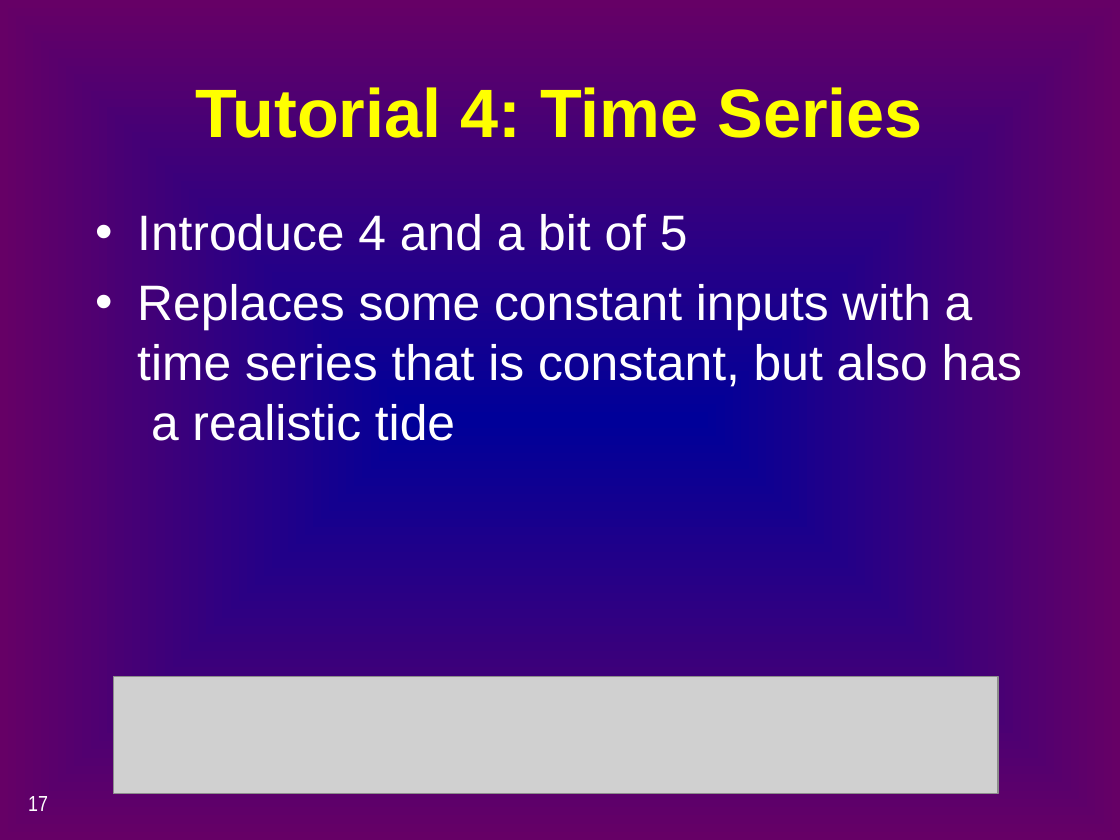
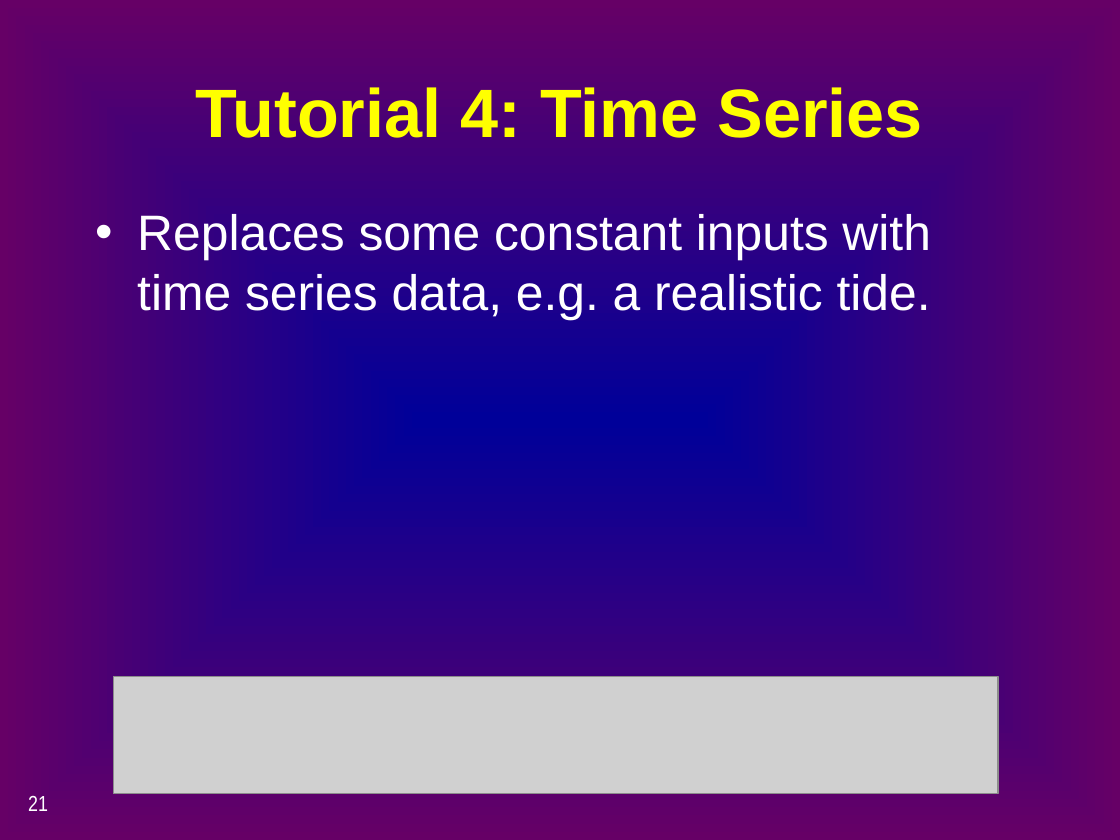
Before and after one commit to CADWRDeltaModeling/dsm2, a slide deck: slide 21 of dsm2/presentations/p4_simulation_data.pptx (slide 17 before the commit). Drawn at 1120x840 pixels with LibreOffice and Linux fonts; fonts in the diff are those of the drawing; grey boxes stand for pictures. Boxes give left, top, right and bottom in pixels: in the first picture for what was removed or moved away, otherwise in the second. Text is boxed around its words. In the diff, an @@ line names an element or a change of style, - is before the commit and + after.

```diff
--- a/dsm2/presentations/p4_simulation_data.pptx
+++ b/dsm2/presentations/p4_simulation_data.pptx
@@ text at [137, 214, 931, 321]: text changed @@
-• Introduce 4 and a bit of 5
-• Replaces some constant inputs with a time series that is constant, but also has a realistic tide
+• Replaces some constant inputs with time series data, e.g. a realistic tide.
@@ page number at [28, 795, 48, 811]: text changed @@
-17
+21
```
Also in this commit, not shown: 10 other slides changed, 6 slides added, 2 slides removed.
